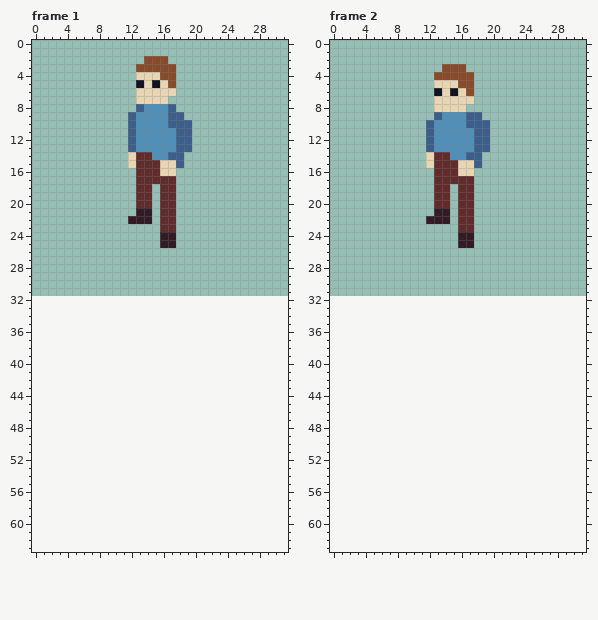
Pixel-art file, stored at assets/img/char.aseprite. Above is the file before it was changed.
32x32 pixels, 6 frames. Shown: frame 1, frame 2. The old version is drawn lined up with the new one, on the new canvas. The commit also changed other frames, which this record leaves out.
New version:
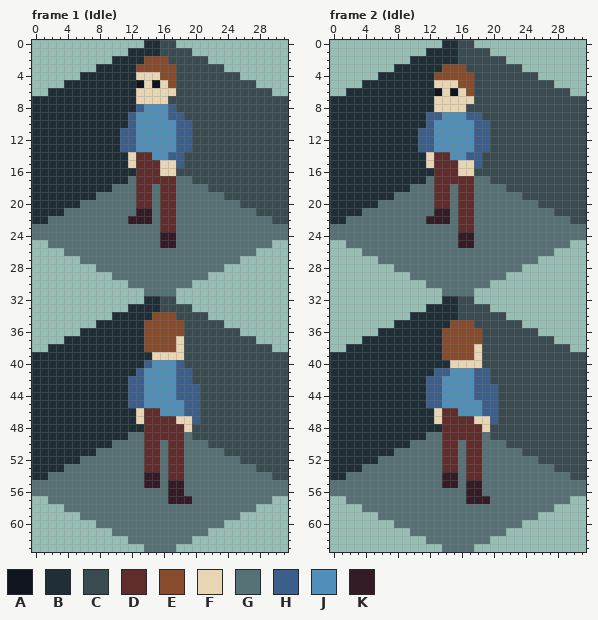
Palette (. is transparent): A #10141f  B #202e37  C #394a50  D #602c2c  E #884b2b  F #e7d5b3  G #577277  H #3c5e8b  J #4f8fba  K #341c27
The edit:
canvas 32x32 -> 32x64
Changed rows in their new state; - is an unchanged pixel.
Frame 1 (Idle):
first column x 0:
 0 --------------BBCC--------------
 1 ------------BBBBCCCC------------
 2 ----------BBBB---CCCCC----------
 3 --------BBBBB-----CCCCCC--------
 4 ------BBBBBBB-----CCCCCCCC------
 5 ----BBBBBBBBB-----CCCCCCCCCC----
 6 --BBBBBBBBBBB-----CCCCCCCCCCCC--
 7 BBBBBBBBBBBBB----CCCCCCCCCCCCCCC
 8 BBBBBBBBBBBBB-----CCCCCCCCCCCCCC
 9 BBBBBBBBBBBB-------CCCCCCCCCCCCC
10 BBBBBBBBBBBB-----J--CCCCCCCCCCCC
11 BBBBBBBBBBBH--------CCCCCCCCCCCC
12 BBBBBBBBBBBH--------CCCCCCCCCCCC
13 BBBBBBBBBBBH--------CCCCCCCCCCCC
14 BBBBBBBBBBBB-------CCCCCCCCCCCCC
15 BBBBBBBBBBBB-------CCCCCCCCCCCCC
16 BBBBBBBBBBBBB-----CCCCCCCCCCCCCC
17 BBBBBBBBBBBBG-----GGCCCCCCCCCCCC
18 BBBBBBBBBBGGG--G--GGGGCCCCCCCCCC
19 BBBBBBBBGGGGG--G--GGGGGGCCCCCCCC
20 BBBBBBGGGGGGG--G--GGGGGGGGCCCCCC
21 BBBBGGGGGGGGG--G--GGGGGGGGGGCCCC
22 BBGGGGGGGGGG---G--GGGGGGGGGGGGCC
23 GGGGGGGGGGGGGGGG--GGGGGGGGGGGGGG
24 GGGGGGGGGGGGGGGG--GGGGGGGGGGGGGG
25 --GGGGGGGGGGGGGG--GGGGGGGGGGGG--
26 ----GGGGGGGGGGGGGGGGGGGGGGGG----
27 ------GGGGGGGGGGGGGGGGGGGG------
28 --------GGGGGGGGGGGGGGGG--------
29 ----------GGGGGGGGGGGG----------
30 ------------GGGGGGGG------------
31 --------------GGGG--------------
32 --------------BBCC--------------
33 ------------BBBBCCCC------------
34 ----------BBBBBEEECCCC----------
35 --------BBBBBBEEEEECCCCC--------
36 ------BBBBBBBBEEEEECCCCCCC------
37 ----BBBBBBBBBBEEEEFCCCCCCCCC----
38 --BBBBBBBBBBBBEEEEFCCCCCCCCCCC--
39 BBBBBBBBBBBBBBBFFFFCCCCCCCCCCCCC
40 BBBBBBBBBBBBBBHJJJHCCCCCCCCCCCCC
41 BBBBBBBBBBBBBHJJJJHHCCCCCCCCCCCC
42 BBBBBBBBBBBBHHJJJJHHCCCCCCCCCCCC
43 BBBBBBBBBBBBHHJJJJHHHCCCCCCCCCCC
44 BBBBBBBBBBBBHHJJJJHHHCCCCCCCCCCC
45 BBBBBBBBBBBBHHJJJJJHHCCCCCCCCCCC
46 BBBBBBBBBBBBBFDDJJJHHCCCCCCCCCCC
47 BBBBBBBBBBBBBFDDDDFFHCCCCCCCCCCC
48 BBBBBBBBBBBBBBDDDDDFCCCCCCCCCCCC
49 BBBBBBBBBBBBGGDDDDDGCCCCCCCCCCCC
50 BBBBBBBBBBGGGGDDGDDGGGCCCCCCCCCC
51 BBBBBBBBGGGGGGDDGDDGGGGGCCCCCCCC
52 BBBBBBGGGGGGGGDDGDDGGGGGGGCCCCCC
53 BBBBGGGGGGGGGGDDGDDGGGGGGGGGCCCC
54 BBGGGGGGGGGGGGKKGDDGGGGGGGGGGGCC
55 GGGGGGGGGGGGGGKKGKKGGGGGGGGGGGGG
56 GGGGGGGGGGGGGGGGGKKGGGGGGGGGGGGG
57 --GGGGGGGGGGGGGGGKKKGGGGGGGGGG--
58 ----GGGGGGGGGGGGGGGGGGGGGGGG----
59 ------GGGGGGGGGGGGGGGGGGGG------
60 --------GGGGGGGGGGGGGGGG--------
61 ----------GGGGGGGGGGGG----------
62 ------------GGGGGGGG------------
63 --------------GGGG--------------
Frame 2 (Idle):
first column x 0:
 0 --------------BBCC--------------
 1 ------------BBBBCCCC------------
 2 ----------BBBBBBCCCCCC----------
 3 --------BBBBBB---CCCCCCC--------
 4 ------BBBBBBB-----CCCCCCCC------
 5 ----BBBBBBBBB-----CCCCCCCCCC----
 6 --BBBBBBBBBBB-----CCCCCCCCCCCC--
 7 BBBBBBBBBBBBB-----CCCCCCCCCCCCCC
 8 BBBBBBBBBBBBB----CCCCCCCCCCCCCCC
 9 BBBBBBBBBBBBH------CCCCCCCCCCCCC
10 BBBBBBBBBBBB-----J--CCCCCCCCCCCC
11 BBBBBBBBBBBH--------CCCCCCCCCCCC
12 BBBBBBBBBBBH--------CCCCCCCCCCCC
13 BBBBBBBBBBBH--------CCCCCCCCCCCC
14 BBBBBBBBBBBB-------CCCCCCCCCCCCC
15 BBBBBBBBBBBB-------CCCCCCCCCCCCC
16 BBBBBBBBBBBBB-----CCCCCCCCCCCCCC
17 BBBBBBBBBBBBG-----GGCCCCCCCCCCCC
18 BBBBBBBBBBGGG--G--GGGGCCCCCCCCCC
19 BBBBBBBBGGGGG--G--GGGGGGCCCCCCCC
20 BBBBBBGGGGGGG--G--GGGGGGGGCCCCCC
21 BBBBGGGGGGGGG--G--GGGGGGGGGGCCCC
22 BBGGGGGGGGGG---G--GGGGGGGGGGGGCC
23 GGGGGGGGGGGGGGGG--GGGGGGGGGGGGGG
24 GGGGGGGGGGGGGGGG--GGGGGGGGGGGGGG
25 --GGGGGGGGGGGGGG--GGGGGGGGGGGG--
26 ----GGGGGGGGGGGGGGGGGGGGGGGG----
27 ------GGGGGGGGGGGGGGGGGGGG------
28 --------GGGGGGGGGGGGGGGG--------
29 ----------GGGGGGGGGGGG----------
30 ------------GGGGGGGG------------
31 --------------GGGG--------------
32 --------------BBCC--------------
33 ------------BBBBCCCC------------
34 ----------BBBBBBCCCCCC----------
35 --------BBBBBBBEEECCCCCC--------
36 ------BBBBBBBBEEEEECCCCCCC------
37 ----BBBBBBBBBBEEEEECCCCCCCCC----
38 --BBBBBBBBBBBBEEEEFCCCCCCCCCCC--
39 BBBBBBBBBBBBBBEEEEFCCCCCCCCCCCCC
40 BBBBBBBBBBBBBBBFFFFCCCCCCCCCCCCC
41 BBBBBBBBBBBBBHHJJJHHCCCCCCCCCCCC
42 BBBBBBBBBBBBHHJJJJHHCCCCCCCCCCCC
43 BBBBBBBBBBBBHHJJJJHHHCCCCCCCCCCC
44 BBBBBBBBBBBBHHJJJJHHHCCCCCCCCCCC
45 BBBBBBBBBBBBHHJJJJJHHCCCCCCCCCCC
46 BBBBBBBBBBBBBFDDJJJHHCCCCCCCCCCC
47 BBBBBBBBBBBBBFDDDDFFHCCCCCCCCCCC
48 BBBBBBBBBBBBBBDDDDDFCCCCCCCCCCCC
49 BBBBBBBBBBBBGGDDDDDGCCCCCCCCCCCC
50 BBBBBBBBBBGGGGDDGDDGGGCCCCCCCCCC
51 BBBBBBBBGGGGGGDDGDDGGGGGCCCCCCCC
52 BBBBBBGGGGGGGGDDGDDGGGGGGGCCCCCC
53 BBBBGGGGGGGGGGDDGDDGGGGGGGGGCCCC
54 BBGGGGGGGGGGGGKKGDDGGGGGGGGGGGCC
55 GGGGGGGGGGGGGGKKGKKGGGGGGGGGGGGG
56 GGGGGGGGGGGGGGGGGKKGGGGGGGGGGGGG
57 --GGGGGGGGGGGGGGGKKKGGGGGGGGGG--
58 ----GGGGGGGGGGGGGGGGGGGGGGGG----
59 ------GGGGGGGGGGGGGGGGGGGG------
60 --------GGGGGGGGGGGGGGGG--------
61 ----------GGGGGGGGGGGG----------
62 ------------GGGGGGGG------------
63 --------------GGGG--------------
Pixel boxes of the changes (left, top, right, bottom) in both pictures:
changed: (32, 40, 288, 552)
changed: (330, 40, 586, 552)
